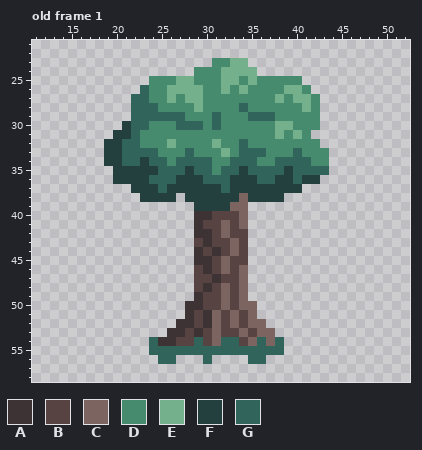
Edited in one commit: pixel-art file (assets_raw/tree.aseprite). Above: the version before the commit.
64x64 pixels, 7 frames. Shown: old frame 1: x 11..52, y 21..58. The commit also changed other frames, which this record leaves out.
Visible layers, top first: "leaves", "wood", "shadow".
Palette (. is transparent): A #3d3335  B #584343  C #7c6460  D #468b6e  E #75b08c  F #23403e  G #31645a
Pixels before, old frame 1, first column x 19:
23 ............DDEE.........
24 ..........DDDEEEE........
25 .....DDDEEDDDEEDEDDDDD...
26 ....GDDEEEEDDEDEDDDDEED..
27 ...GGDDEDEEDDDDDDDDEDEED.
28 ...GGGDDDDEDDDDGDDDDDDED.
29 ...GGGGGGDDDGDDDGGGDDDDD.
30 ..FGGDDDGGGDGDDDDDDEEDDD.
31 .FFGDDDDDDDDDDDDDDDEDED..
32 FFGGDDDEDDDDEDDGDDDDDDDD.
33 FFGGGGDDDGDDDEDGGGDDDGDDD
34 FFGGFGGDGGGGDDGGGDDGGGGDD
35 .FFFFFGGGFGGDGGFGGGGFGGGG
36 .FFFFGGGFFFGGGFFFGGFFGFF.
37 ...FFFGFFFFFFGFFFFFFFF...
38 ....FFFF.FFFFFFCFFFF.....
39 ..........FFFFCC.........
40 ..........AABBBC.........
41 ..........ABBCBC.........
42 ..........AABCBB.........
43 ..........BABBCB.........
44 ..........ABABCB.........
45 ..........AABCBB.........
46 ..........BABCBC.........
47 ..........BBABBC.........
48 ..........BABCBC.........
49 ..........ABBCBC.........
50 .........AABBCBCC........
51 .........ABACBCBC........
52 ........AABACBCBCC.......
53 .......AABABCBBCBCC......
54 .....GAABBGBCGGBCGCG.....
55 .....GGGGGGGGGGGGGGG.....
56 ......GG...G....GG.......
The result:
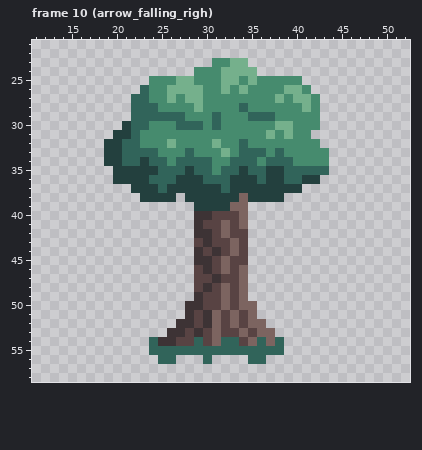
A new or re-ordered frame is compared with the old frame closest to it.
Message: arrow falling out of tree
From old to new:
frames 7 -> 29
layer "arrow" added
Frame 10 (arrow_falling_righ) is new; against old frame 1, layer "leaves":
The edit turns colour E into colour D in row 31 at x 38 and 40.
The edit turns colour G into colour D in row 33 at x 40; in row 34 at x 40 to 41.
The edit turns colour D into colour E in row 31 at x 37 and 39.
The edit turns colour G into colour F in row 35 at x 37 to 38; in row 36 at x 37.
The edit turns colour D into colour G in row 33 at x 38; in row 34 at x 37.
The edit turns colour F into colour G in rows 35 to 36 at x 39.
